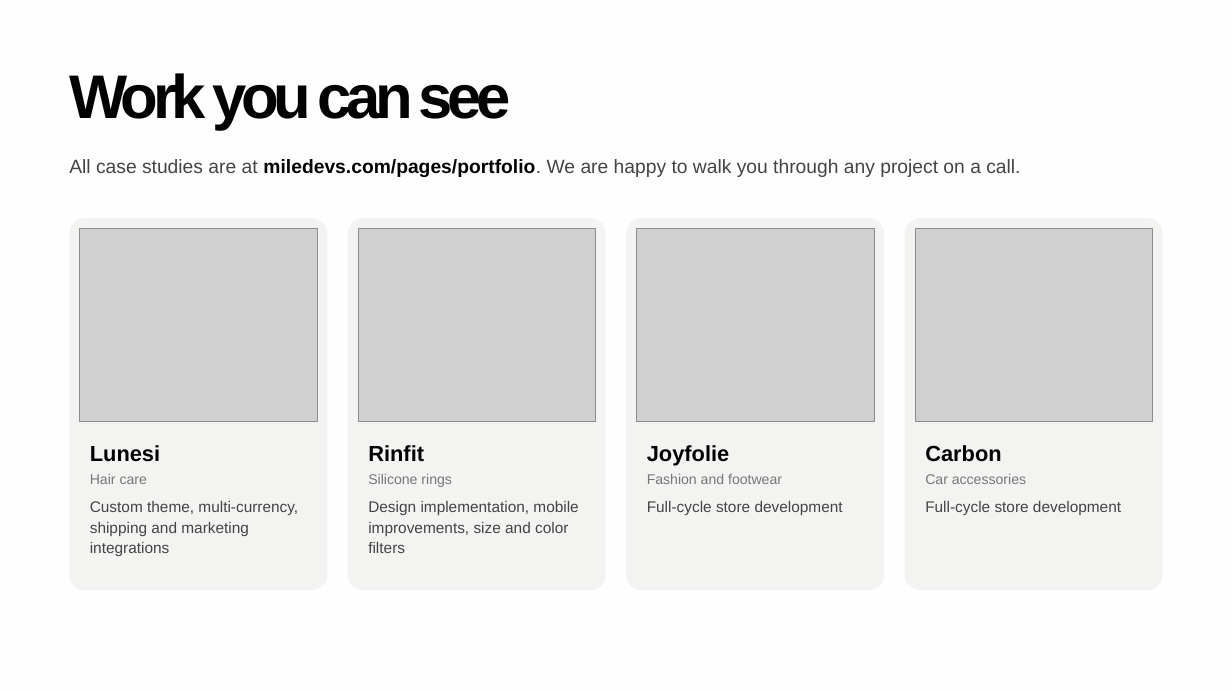
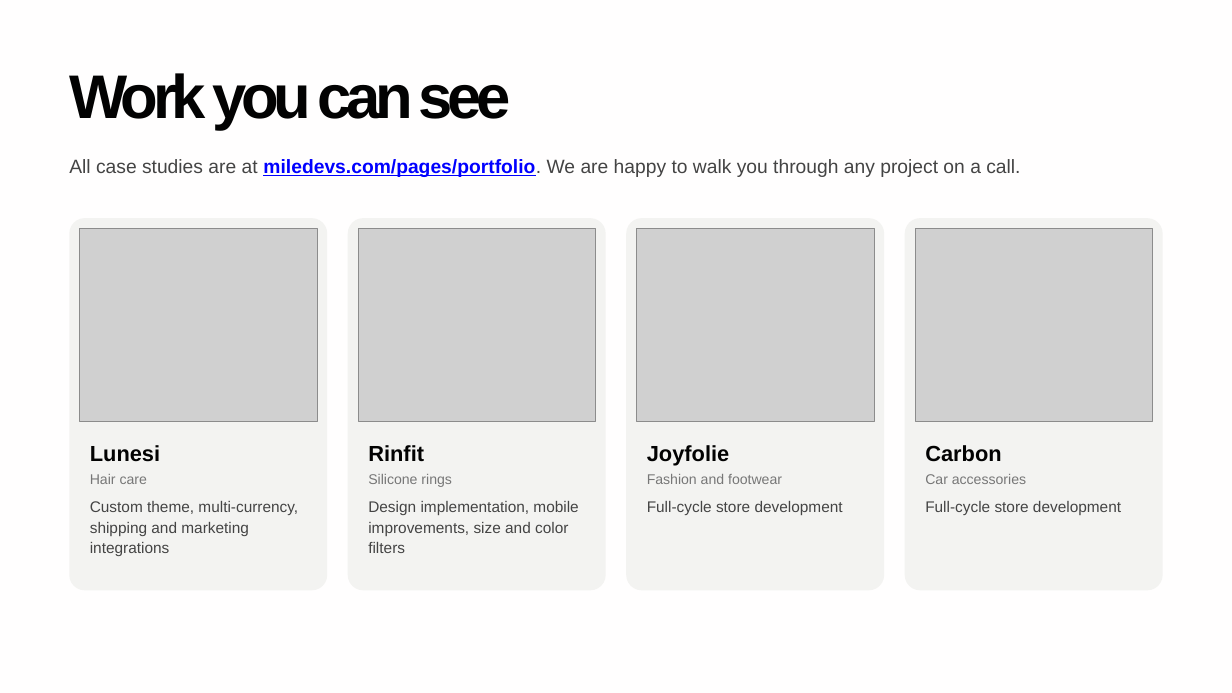
Before and after one commit to anyaserputko-dev/miledevs-ads-canva, a slide deck: slide 11 of partner/client-en.pptx. Drawn at 1232x693 pixels with LibreOffice and Linux fonts; fonts in the diff are those of the drawing; grey boxes stand for pictures. Boxes give left, top, right and bottom in pixels: in the first picture for what was removed or moved away, otherwise in the second. Text is boxed around its words. In the diff, an @@ line names an element or a change of style, - is before the commit and + after.

```diff
--- a/partner/client-en.pptx
+++ b/partner/client-en.pptx
@@ text "All case studies are at ..." at (69,159,1020,177): text colour #020202 to #0000FF, underline on in "miledevs.com/pages/portfolio." @@
```
Also in this commit, not shown: 1 other slide changed.
